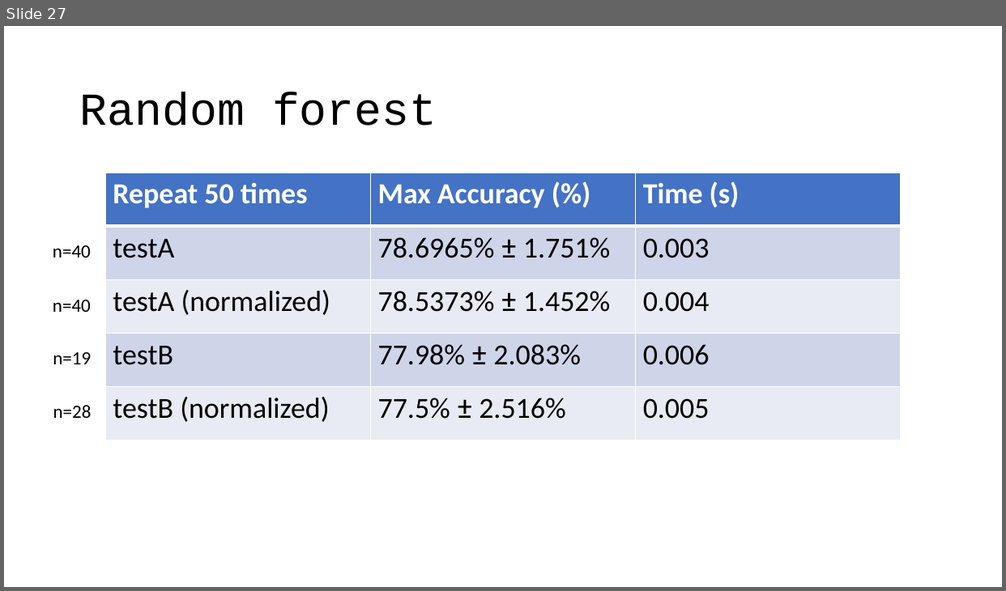
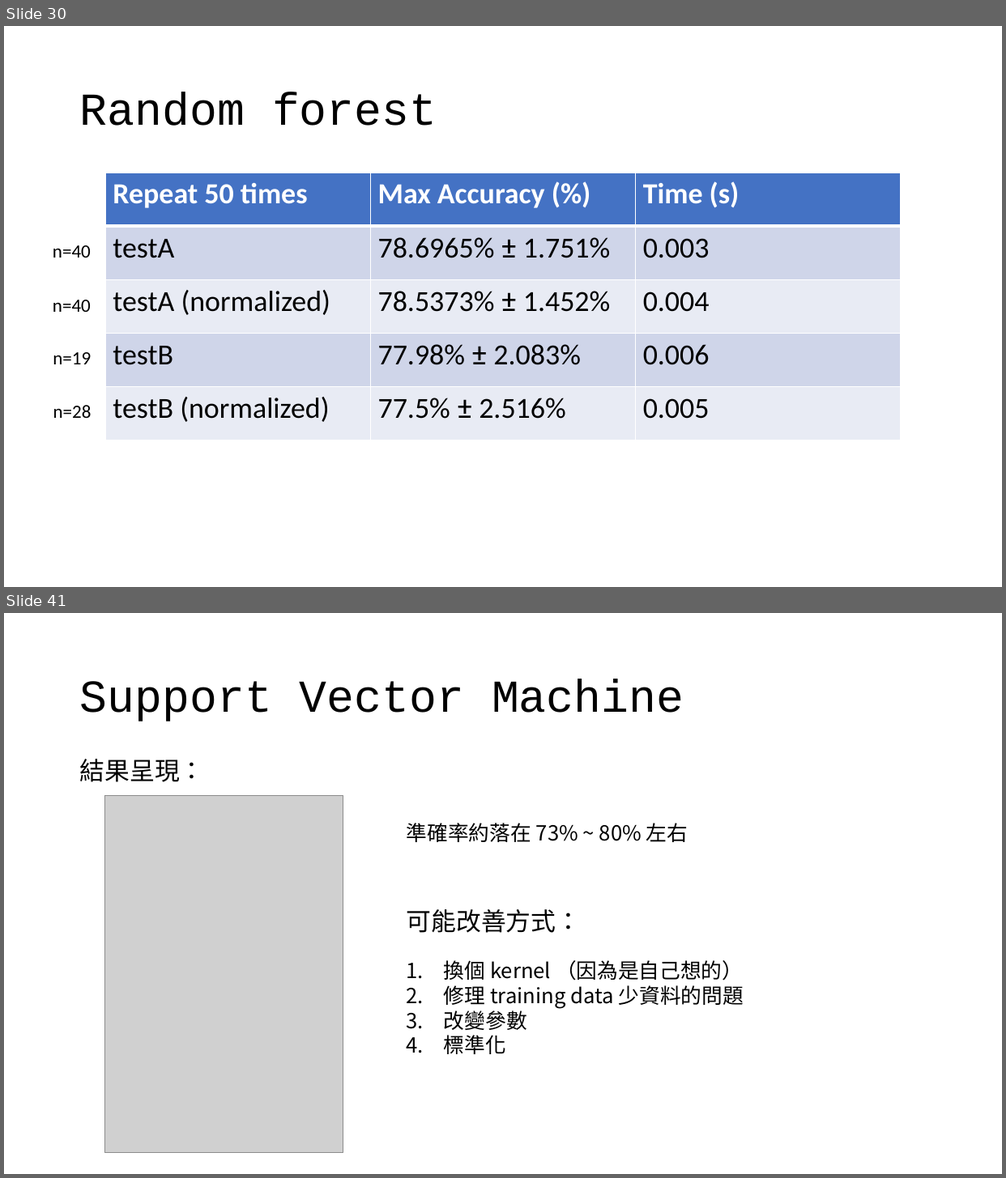
Before and after one commit to OEmiliatanO/CSE_data_mining, a slide deck: hw1/ppt/第八組.pptx. Shown one above the other, each under a label of ours: slide 27 before the commit, slides 30 and 41 after it; the slides between them are not shown. The pictures are 1006x591 and 1006x1178 pixels, drawn with LibreOffice and Linux fonts; fonts in the diff are those of the drawing; grey boxes stand for pictures. Boxes give left, top, right and bottom in pixels: in the first picture for what was removed or moved away, otherwise in the second. Text is boxed around its words. In the diff, an @@ line names an element or a change of style, - is before the commit and + after.

```diff
--- a/hw1/ppt/第八組.pptx
+++ b/hw1/ppt/第八組.pptx
@@ slide 41 added at (4, 613, 1002, 1174), background #FFFFFF @@
@@ title added at (80, 679, 684, 722), 44 pt, text #000000 @@
+Support Vector Machine
@@ text added at (80, 759, 205, 782), 24 pt, text #000000 @@
+結果呈現：
@@ picture added at (104, 796, 343, 1152) @@
@@ text added at (407, 823, 688, 842), 20 pt, text #000000 @@
+準確率約落在 73% ~ 80% 左右
@@ text added at (407, 909, 582, 933), 24 pt, text #000000 @@
+可能改善方式：
@@ text added at (444, 960, 744, 1054), 20 pt, text #000000 @@
+1. 換個 kernel （因為是自己想的）
+2. 修理 training data 少資料的問題
+3. 改變參數
+4. 標準化
@@ what was slide 27 is now slide 30 @@
```
Also in this commit, not shown: 13 other slides added.
